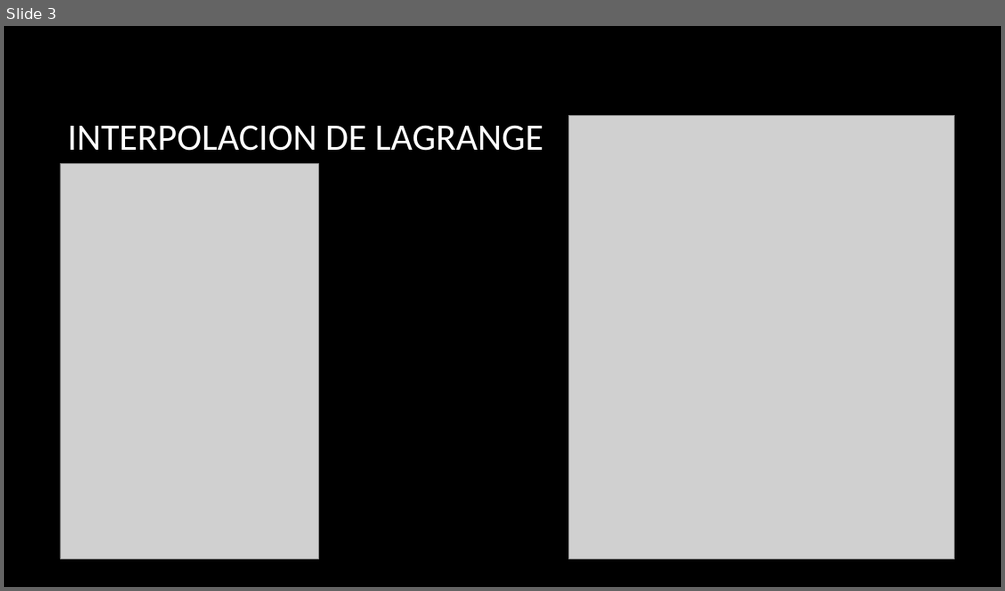
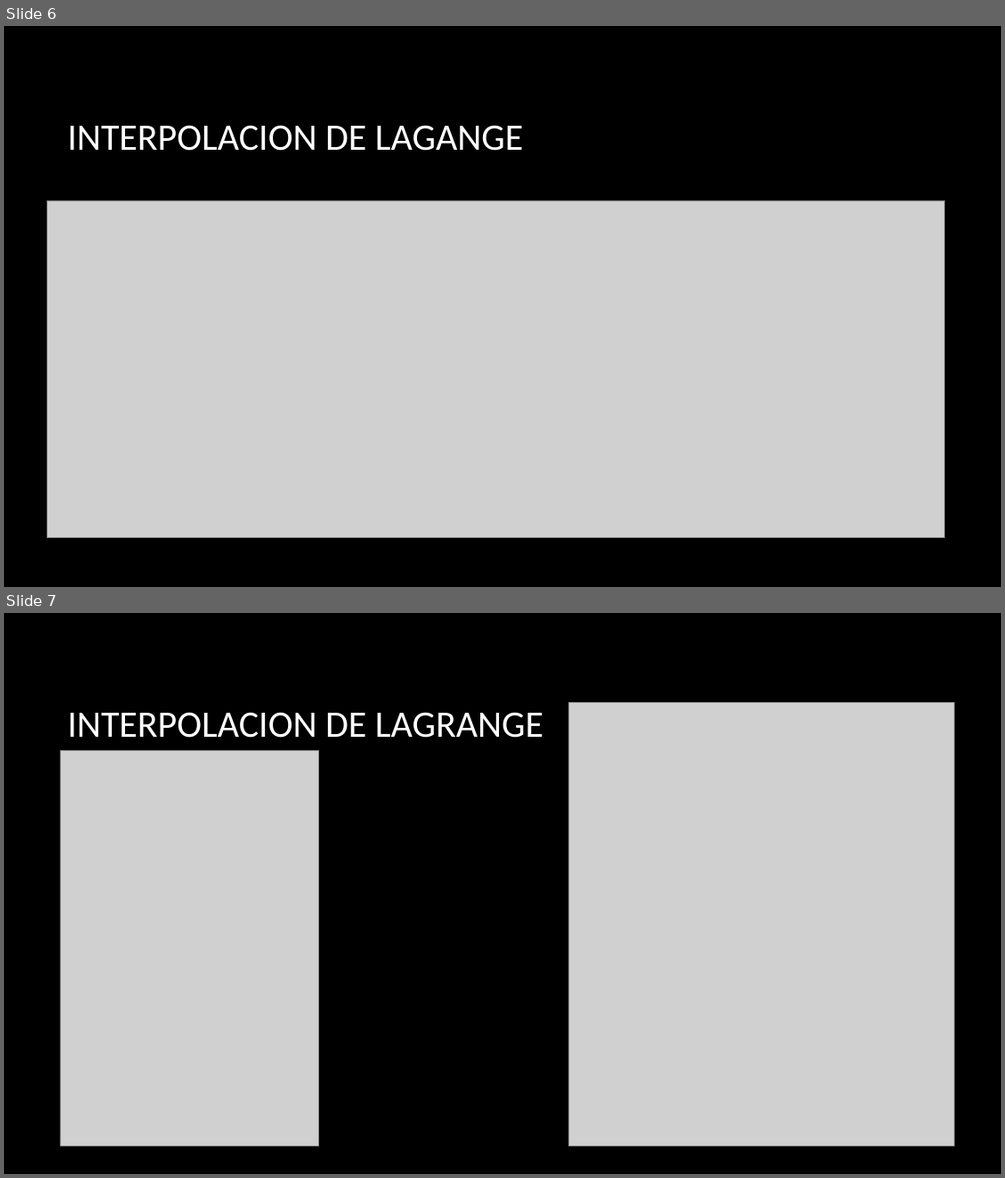
Before and after one commit to Crxwler/Numerical-Methods, a slide deck: Documentos/Métodos numéricos.pptx. Shown one above the other, each under a label of ours: slide 3 before the commit, slides 6 and 7 after it. The pictures are 1005x591 and 1005x1178 pixels, drawn with LibreOffice and Linux fonts; fonts in the diff are those of the drawing; grey boxes stand for pictures; background and template pictures are left out. Boxes give left, top, right and bottom in pixels: in the first picture for what was removed or moved away, otherwise in the second. Text is boxed around its words. In the diff, an @@ line names an element or a change of style, - is before the commit and + after.

```diff
--- a/Documentos/Métodos numéricos.pptx
+++ b/Documentos/Métodos numéricos.pptx
@@ slide 6 added at <box>4,26,1001,587</box>, background picture (left out) @@
@@ title added at <box>67,125,523,151</box>, 36 pt, text #FFFFFF @@
+INTERPOLACION DE LAGANGE
@@ picture added at <box>47,200,945,537</box> @@
@@ what was slide 3 is now slide 7 @@
```
Also in this commit, not shown: 1 slide changed, 3 other slides added, 1 other file.
